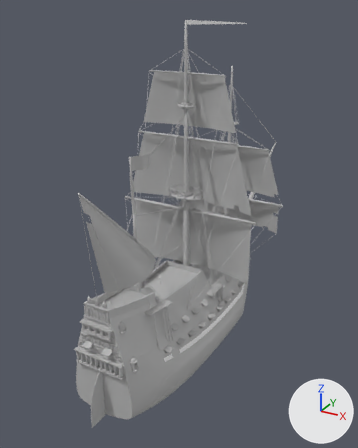
The Blender file boats/build/galleon.blend: old version first, new version second.
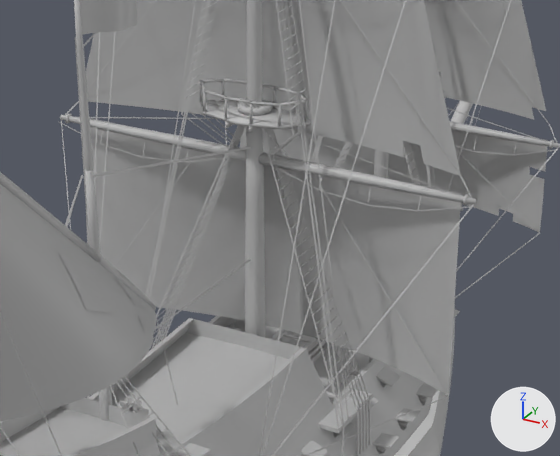
Each version appears first whole from a 50 mm camera at (28.8, -55.5, 40.5) aimed at (-2.8, 1.9, 11.8), and next in a close-up on the part from 30% to 79% of the width and 36% to 68% of the height. The axes (+X, +Y, +Z) are drawn at lower right. The lights are the same throughout. The first two pictures are the older version.

In view in the first close-up: 'Bulwarks', 'Castle_Poop', 'Castle_Quarter', 'Deck_Poop', 'Deck_Quarter', 'Hull', 'Jolly_Roger', 'Masts', 'Rigging', 'Sails', 'Tops', 'Yard_02' and 23 more.
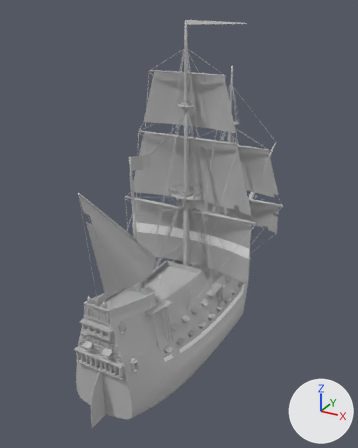
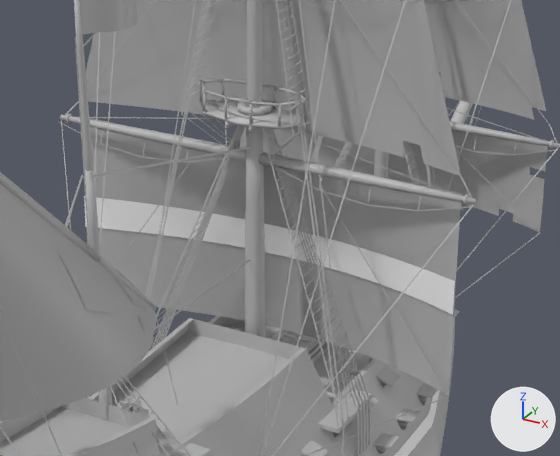
Commit message: Rebuild the ship models with the sail band

What changed in the scene script:
```text
Add mat_galleon_sailband:
    mat_galleon_sailband = principled_material('Galleon_SailBand')
    mat_galleon_sailband.base_color = (1.0, 1.0, 1.0)  # white #ffffff
    mat_galleon_sailband.roughness = 0.7
Add me_sail_band:
    me_sail_band.from_pydata(...)  # 114 vertices, 72 faces; spans x -9.1..9.1, y -0.6..1.1, z 10.2..11.7
    me_sail_band.polygons.foreach_set('use_smooth', [True] * 72)
    me_sail_band.materials.append(mat_galleon_sailband)  # white #ffffff
Add ob_sail_band:
    ob_sail_band = bpy.data.objects.new('Sail_Band', me_sail_band)
    ob_sail_band.location = (0.0, 0.0, 0.0)
```

Location of each change, (x1, y1, x2, y2) in pixels of the close-ups (560 x 456 px):
'Sail_Band', added: after (84, 196, 456, 315)
